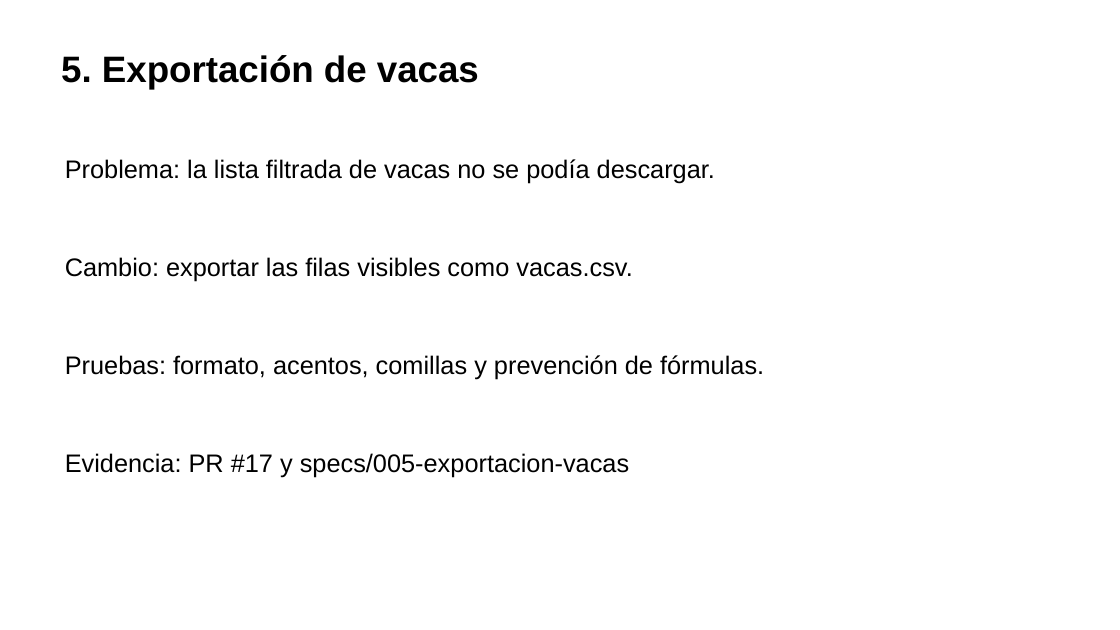
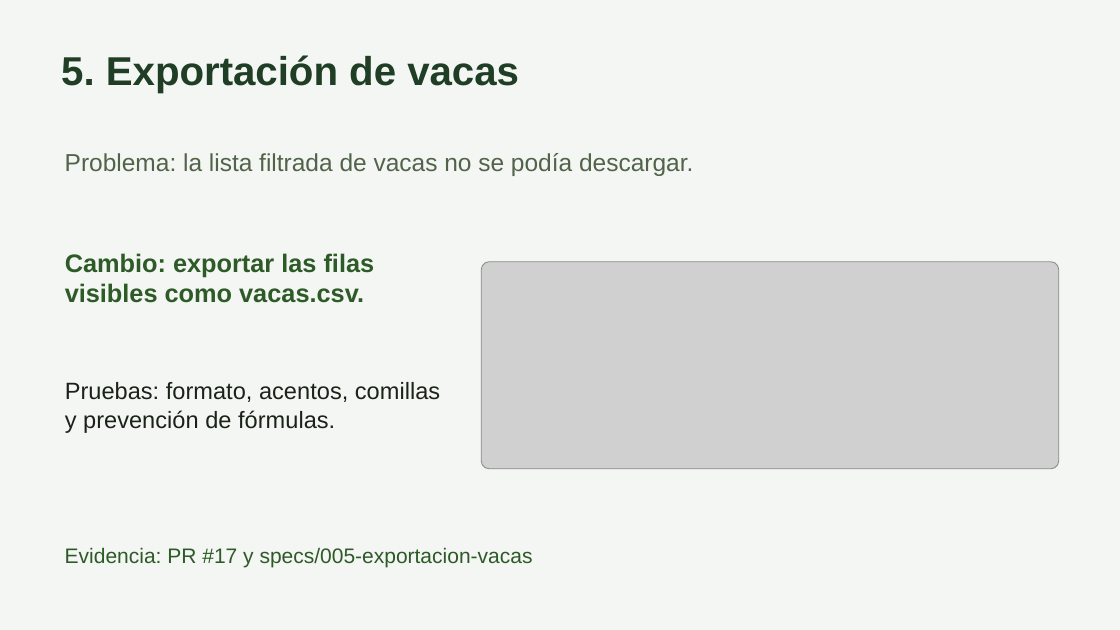
Before and after one commit to carlos-rubio-dev/bovicontrol-pro, a slide deck: slide 12 of docs/integrador/Presentacion.pptx. Drawn at 1120x630 pixels with LibreOffice and Linux fonts; fonts in the diff are those of the drawing; grey boxes stand for pictures. Boxes give left, top, right and bottom in pixels: in the first picture for what was removed or moved away, otherwise in the second. Text is boxed around its words. In the diff, an @@ line names an element or a change of style, - is before the commit and + after.

```diff
--- a/docs/integrador/Presentacion.pptx
+++ b/docs/integrador/Presentacion.pptx
@@ background #FFFFFF to #F4F6F3 @@
@@ text "5. Exportación de vacas" at bbox=[61, 55, 519, 93]: size 31.5 to 34.5 pt, text colour #000000 to #203D25 @@
@@ text "Problema: la lista filtrada de ..." at bbox=[65, 153, 693, 176]: size 21.8 to 21 pt, text colour #000000 to #52634A @@
@@ text "Cambio: exportar las filas visibles ..." at bbox=[65, 253, 375, 303]: text colour #000000 to #2D5A27, bold on @@
@@ picture added at bbox=[481, 262, 1060, 469] @@
@@ text "Pruebas: formato, acentos, comillas y ...": place and size @@
-text "Pruebas: formato, acentos, comillas y ..." at bbox=[65, 355, 764, 380]
+text "Pruebas: formato, acentos, comillas y ..." at bbox=[65, 382, 440, 433]
@@ text "Pruebas: formato, acentos, comillas y ..." at bbox=[65, 382, 440, 433]: size 21.8 to 20.2 pt, text colour #000000 to #1A2318 @@
@@ text "Evidencia: PR #17 y specs/005-exportacion-vacas": place and size @@
-text "Evidencia: PR #17 y specs/005-exportacion-vacas" at bbox=[65, 453, 629, 478]
+text "Evidencia: PR #17 y specs/005-exportacion-vacas" at bbox=[65, 547, 533, 567]
@@ text "Evidencia: PR #17 y specs/005-exportacion-vacas" at bbox=[65, 547, 533, 567]: size 21.8 to 18 pt, text colour #000000 to #2D5A27 @@
```
Also in this commit, not shown: 16 other slides changed.
